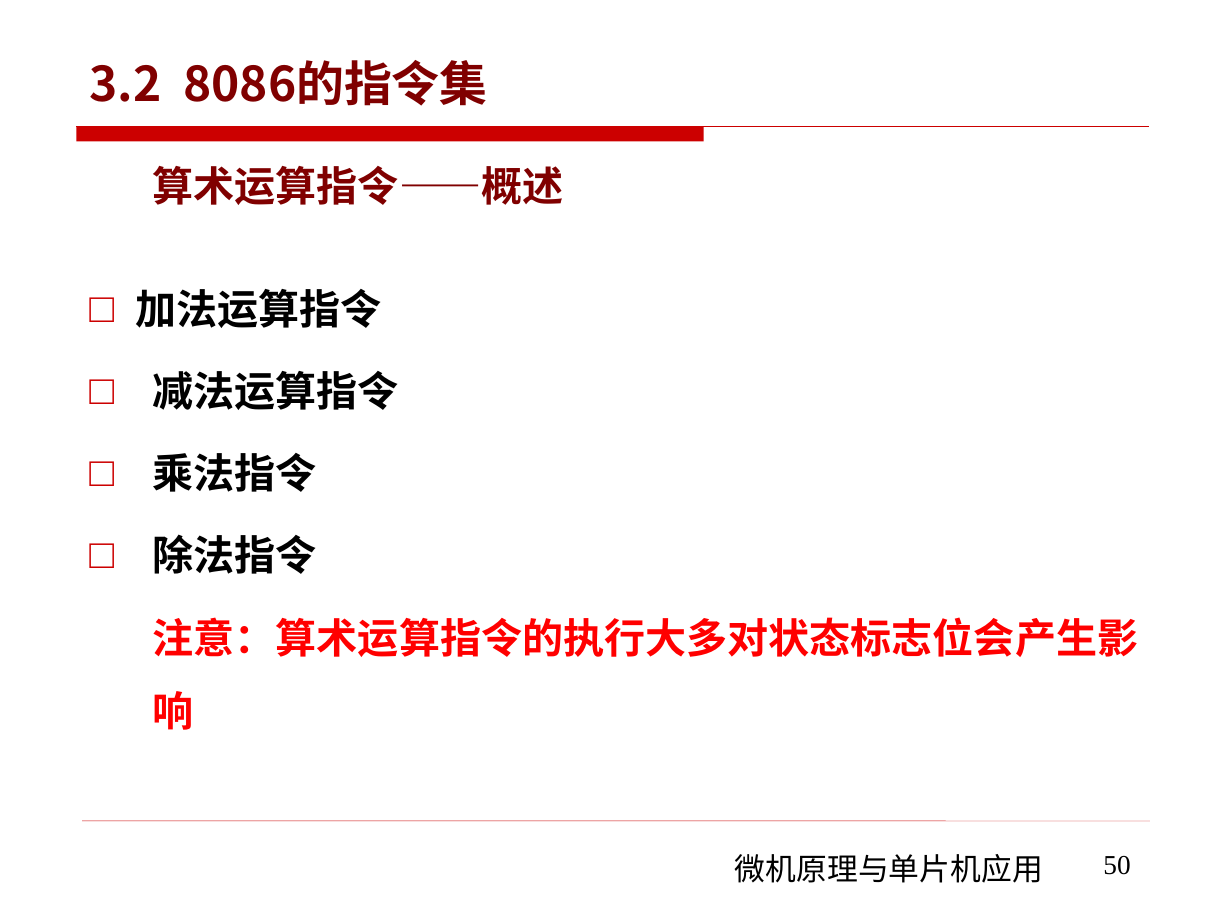
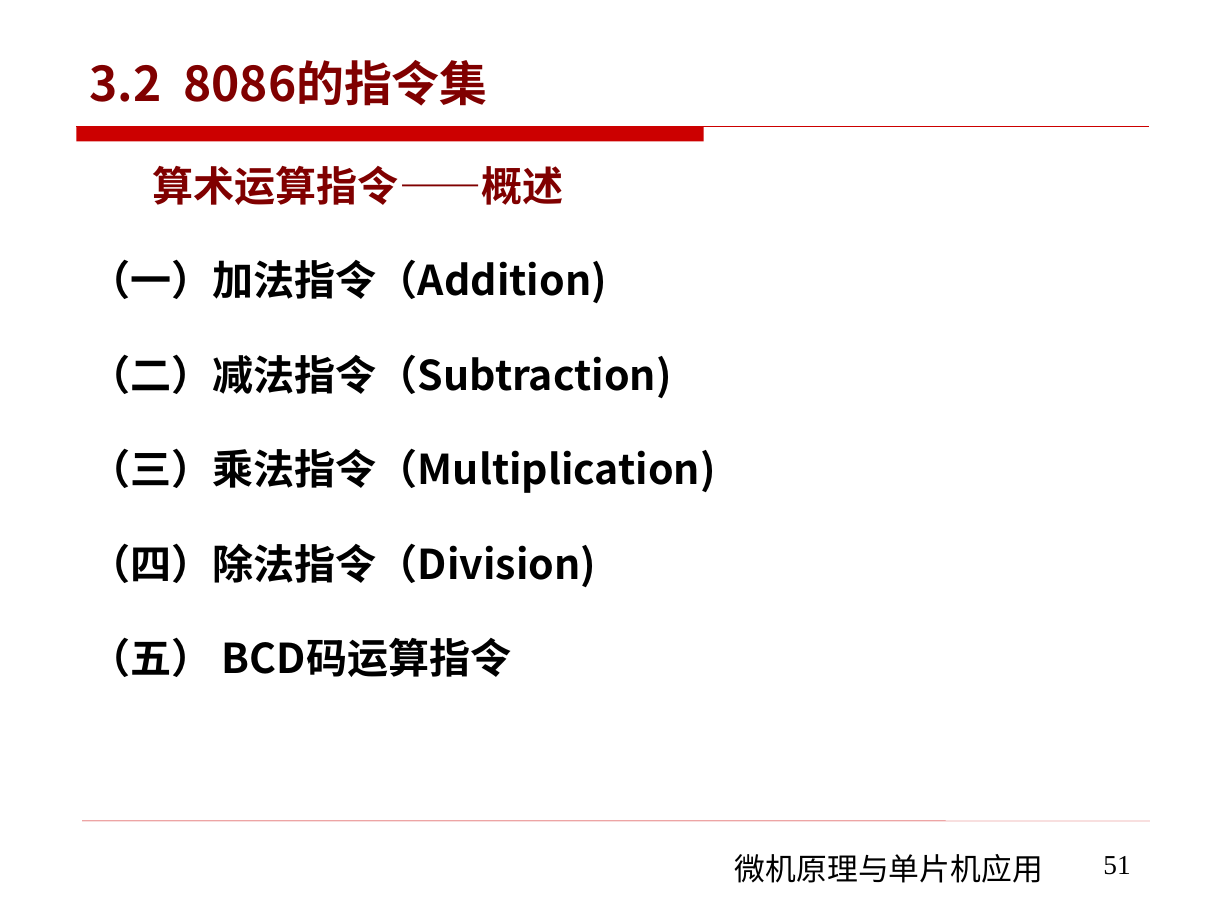
Before and after one commit to rshouc/Microcomputer, a slide deck: slide 51 of PPT/The Principle of Microcomputer/第三章 微机原理（8086的指令系统-指令集).pptx (slide 50 before the commit). Drawn at 1232x924 pixels with LibreOffice and Linux fonts; fonts in the diff are those of the drawing; background and template pictures are left out. Boxes give left, top, right and bottom in pixels: in the first picture for what was removed or moved away, otherwise in the second. Text is boxed around its words. In the diff, an @@ line names an element or a change of style, - is before the commit and + after.

```diff
--- a/PPT/The Principle of Microcomputer/第三章 微机原理（8086的指令系统-指令集).pptx
+++ b/PPT/The Principle of Microcomputer/第三章 微机原理（8086的指令系统-指令集).pptx
@@ text at (89, 259, 715, 677): text changed; font Arial to Noto Sans CJK SC; text colour #FF0000 to #000000 @@
-□ 加法运算指令
-□ 减法运算指令
-□ 乘法指令
-□ 除法指令
-注意：算术运算指令的执行大多对状态标志位会产生影响
+（一）加法指令（Addition)
+（二）减法指令（Subtraction)
+（三）乘法指令（Multiplication)
+（四）除法指令（Division)
+（五） BCD码运算指令
@@ page number at (1103, 856, 1130, 875): text changed @@
-50
+51
```
Also in this commit, not shown: 35 other slides changed, 54 slides added, 3 slides removed, 7 other files.
